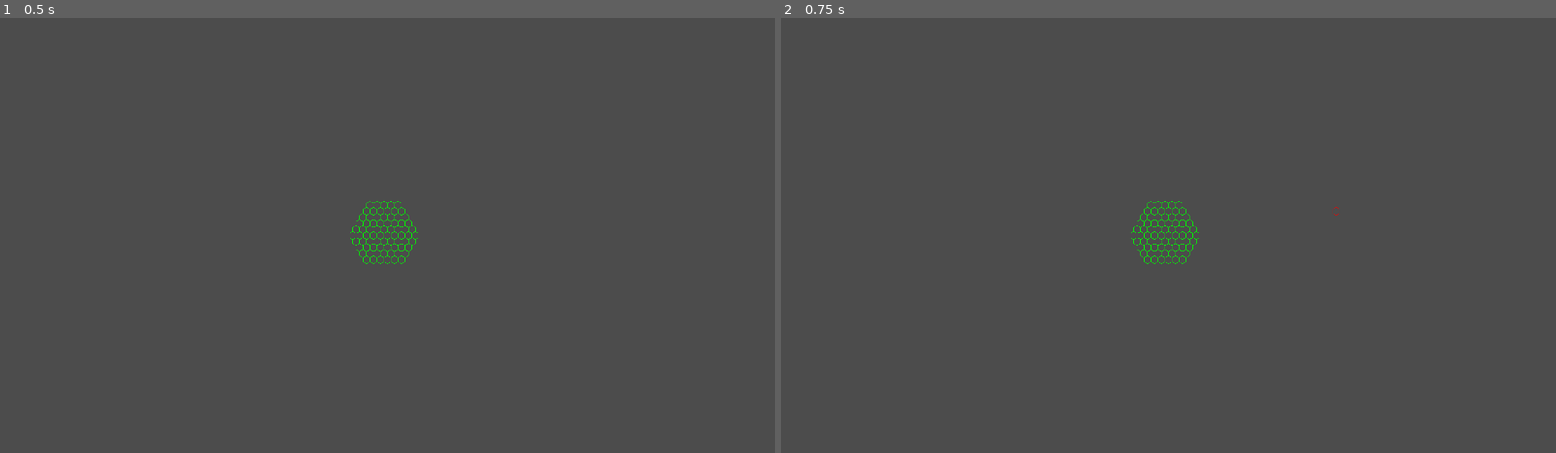
Above: before the commit, frames 1-2 (left to right).
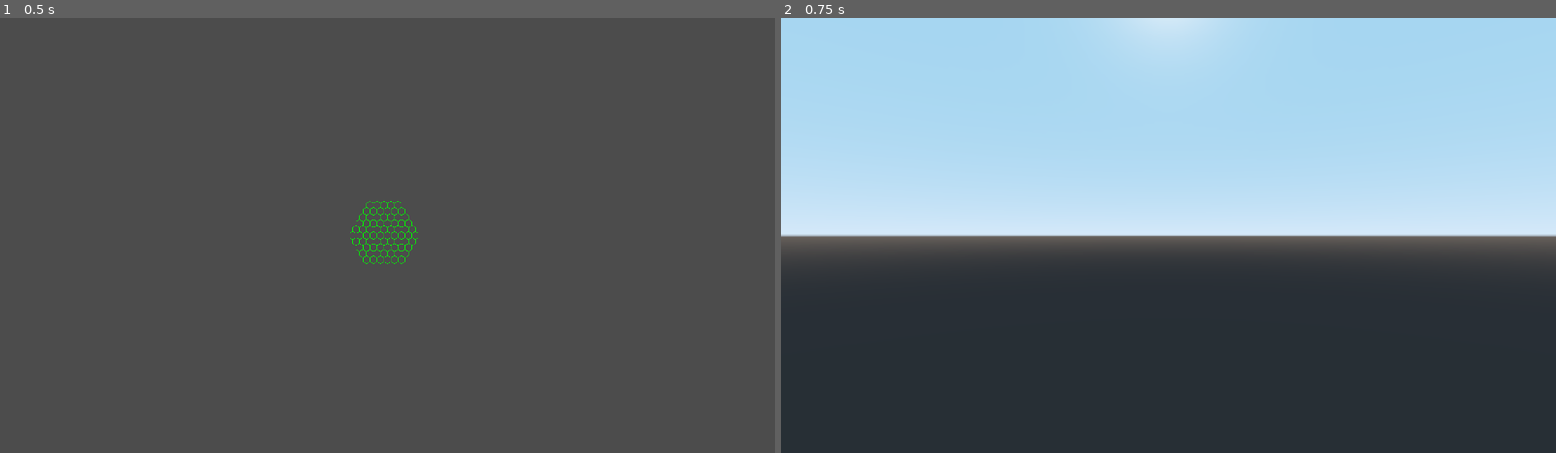
Above: after the commit, the same moments.

Repository: ObsidianBlk/FantasyFleet
Game: Godot game, scene res://Scenes/World.tscn
Two runs of this game, one before a commit and one after it. Both use one fixed random seed, a clock stepped at 60 frames per second and the inputs below.
Inputs (mouse positions are in pixels of both pictures, inside the frame that each line leads up to):
- Up to frame 1 (0.5 s): no input
- Up to frame 2 (0.75 s): tap Enter at 0.5 s; move the mouse to (1339, 213) at 0.52 s; hold D (game_right) from 0.53 s (still down); hold Tab (game_view_toggle, bound only after the commit) from 0.53 s (still down); click (1339, 213) at 0.67 s

Frame 1 is identical in both runs. In frame 2, 94% of the frame differs, in the area x 0-100%, y 0-100%.

Commit message:
Added a little code to toggle 2d/3d view. Removed movement sensitivity from the OrbitCamera (more tweaking needed). A small refactor of the GameScreen shader to allow for more interesting effects between the two views (for now, it doesn't do anything different).

Diff:
--- a/Objects/OrbitCamera/OrbitCamera.gd
+++ b/Objects/OrbitCamera/OrbitCamera.gd
@@ -160,9 +160,9 @@
 
 func move_ground(delta_pos : Vector2) -> void:
 	var dp : Vector3 = Vector3(
-		delta_pos.x * sensitivity.x,
+		delta_pos.x,
 		0.0,
-		delta_pos.y * sensitivity.y
+		delta_pos.y
 	).rotated(Vector3.UP, rotation.y)
 	_TrackToPosition(
 		global_transform.origin + dp
--- a/Scenes/World.tscn
+++ b/Scenes/World.tscn
@@ -7,6 +7,7 @@
 [ext_resource path="res://Objects/HexMap3D/HexMap3D.tscn" type="PackedScene" id=5]
 [ext_resource path="res://Scripts/Controllers/CameraCTRL.gd" type="Script" id=6]
 [ext_resource path="res://Objects/OrbitCamera/OrbitCamera.tscn" type="PackedScene" id=7]
+[ext_resource path="res://Scripts/Controllers/GameScreen.gd" type="Script" id=8]
 
 [sub_resource type="ViewportTexture" id=2]
 viewport_path = NodePath("Viewport2D")
@@ -66,5 +67,6 @@
 anchor_right = 1.0
 anchor_bottom = 1.0
 mouse_filter = 2
+script = ExtResource( 8 )
 
 [connection signal="resized" from="Canvas/GameScreen" to="." method="_on_GameScreen_resized"]
--- /dev/null
+++ b/Scripts/Controllers/GameScreen.gd
@@ -0,0 +1,24 @@
+extends ColorRect
+
+# -----------------------------------------------------------------------------
+# Export Variables
+# -----------------------------------------------------------------------------
+
+
+# -----------------------------------------------------------------------------
+# Variables
+# -----------------------------------------------------------------------------
+var toggle_ready : bool = true
+var view_mode_2d : bool = true
+
+# -----------------------------------------------------------------------------
+# Override Methods
+# -----------------------------------------------------------------------------
+
+func _unhandled_input(event) -> void:
+	if event.is_action_pressed("game_view_toggle") and toggle_ready:
+		toggle_ready = false
+		view_mode_2d = not view_mode_2d
+		material.set_shader_param("view2d_active", view_mode_2d)
+	elif event.is_action_released("game_view_toggle"):
+		toggle_ready = true
--- a/Shaders/GameScreen.gdshader
+++ b/Shaders/GameScreen.gdshader
@@ -4,10 +4,16 @@
 uniform sampler2D view2d;
 uniform bool view2d_active = false;
 
+vec4 getColor(sampler2D main, sampler2D alt, vec2 uv){
+	// TODO: Calculate a "window" in which the alt sampler2D will be viewable and
+	// return the pixel from the appropriate view.
+	return texture(main, uv);
+}
+
 void fragment(){
 	if (view2d_active){
-		COLOR = texture(view2d, UV);
+		COLOR = getColor(view2d, view3d, UV);
 	} else {
-		COLOR = texture(view3d, UV);
+		COLOR = getColor(view3d, view2d, UV);
 	}
 }
--- a/project.godot
+++ b/project.godot
@@ -82,6 +82,12 @@
 "events": [ Object(InputEventKey,"resource_local_to_scene":false,"resource_name":"","device":0,"alt":false,"shift":false,"control":false,"meta":false,"command":false,"pressed":false,"scancode":0,"physical_scancode":16777238,"unicode":0,"echo":false,"script":null)
  ]
 }
+game_view_toggle={
+"deadzone": 0.5,
+"events": [ Object(InputEventKey,"resource_local_to_scene":false,"resource_name":"","device":0,"alt":false,"shift":false,"control":false,"meta":false,"command":false,"pressed":false,"scancode":0,"physical_scancode":16777218,"unicode":0,"echo":false,"script":null)
+, Object(InputEventJoypadButton,"resource_local_to_scene":false,"resource_name":"","device":0,"button_index":8,"pressure":0.0,"pressed":false,"script":null)
+ ]
+}
 
 [physics]
 
Not shown: 1 places in Scenes/World.tscn that only renumber resources
